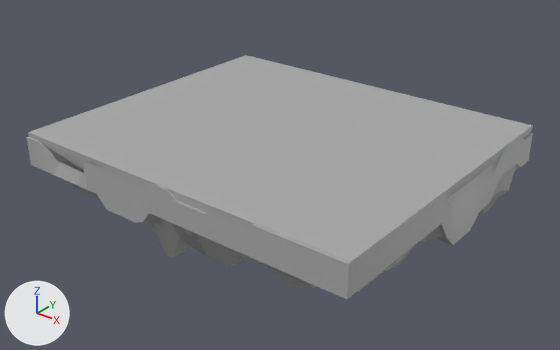
A saved change to the FBX model Assets/Models/Platform.fbx.
The view is the same before and after, from a camera (50 mm lens) standing at (0.064, -0.0808, 0.0708) and looking at (-0.0009, 0.0004, 0.0205). Every picture has the same lights, and +X, +Y and +Z are marked at lower left. Where no turn or scale is listed for an object, it has been applied to the vertices. Vertices at the same position are counted once.
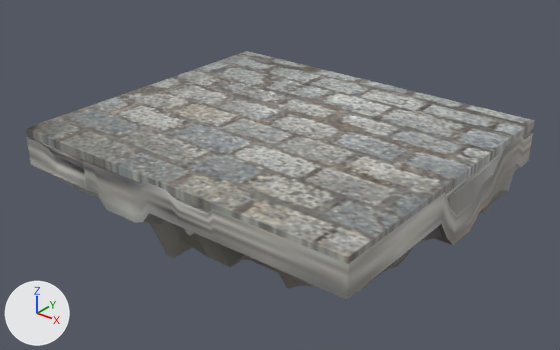
What differs and where, as boxes (x1, y1, x2, y2) in the pictures (560 x 350 px):
```json
{"object": "pCube3", "change": "added", "after": [25, 51, 535, 264]}
{"object": "pCube1", "change": "recoloured, surface changed", "before": [27, 133, 533, 299], "after": [27, 133, 533, 299]}
{"part": 2, "of": "me_mesh_001", "change": "recoloured", "before": [28, 55, 533, 262], "after": [42, 131, 531, 213]}
```

Scene script edits in JSON lines:
```json
{"op": "add", "block": "img_260d7d068ed22b6798c1a168e3458bc6_gif", "code": ["img_260d7d068ed22b6798c1a168e3458bc6_gif = load_image('260d7d068ed22b6798c1a168e3458bc6.gif', '../Textures/260d7d068ed22b6798c1a168e3458bc6.gif', 128, 128, 'sRGB')"]}
{"op": "add", "block": "mat_lambert3", "code": ["mat_lambert3 = principled_material('lambert3')", "mat_lambert3.texture = img_260d7d068ed22b6798c1a168e3458bc6_gif"]}
{"block": "me_mesh_001", "where": "# used by ob_pcube2; location = (0.0, 0.0, 0.0281)"}
{"op": "remove", "block": "me_mesh_001", "code": "me_mesh_001.from_pydata(...)  # 190 vertices, 187 faces; spans x -0.0283..0.0274, y -0.0235..0.0235, z -0.0077..0.0002"}
{"op": "add", "block": "me_mesh_001", "code": "me_mesh_001.from_pydata(...)  # 175 vertices, 172 faces; spans x -0.0283..0.0274, y -0.0235..0.0235, z -0.0077..0.0002"}
{"block": "me_mesh_001", "change": "me_mesh_001 part 2: 153 faces spanning x -0.0283..0.0274, y -0.0235..0.0235, z -0.0077..0.0002 switch from mat_standardsurface1 (grey #aaaaaa) to mat_lambert3 (picture img_260d7d068ed22b6798c1a168e3458bc6_gif)"}
{"block": "me_mesh", "where": "me_mesh.from_pydata(...)  # 1560 vertices, 1558 faces; spans x -0.0275..0.0275, y -0.0239..0.0239, z -0.0164..0.0022"}
{"block": "me_mesh", "where": "# used by ob_pcube1; location = (0.0, 0.0, 0.026)"}
{"op": "remove", "block": "me_mesh", "code": "me_mesh.materials.append(mat_standardsurface1)  # grey #aaaaaa"}
{"block": "me_mesh", "change": "me_mesh part 1: texture (UV) coordinates of 1558 of 1558 faces, centred in x -0.0275..0.0275, y -0.0239..0.0239, z -0.015..0.0022, changed; they spanned u 0.12..0.88, v 0.0..1.0 and now span u 0.05..0.22, v 0.39..0.61"}
{"op": "add", "block": "me_mesh", "code": "me_mesh.materials.append(mat_lambert3)  # picture img_260d7d068ed22b6798c1a168e3458bc6_gif"}
{"op": "add", "block": "me_mesh_002", "code": ["me_mesh_002 = bpy.data.meshes.new('Mesh.002')", "me_mesh_002.from_pydata(...)  # a box spanning x -0.0274..0.0274, y -0.0239..0.0239, z -0.0006..0.0006", "me_mesh_002.materials.append(mat_lambert3)  # picture img_260d7d068ed22b6798c1a168e3458bc6_gif"]}
{"op": "add", "block": "ob_pcube3", "code": ["ob_pcube3 = bpy.data.objects.new('pCube3', me_mesh_002)", "ob_pcube3.location = (0.0, 0.0, 0.0283)"]}
```
